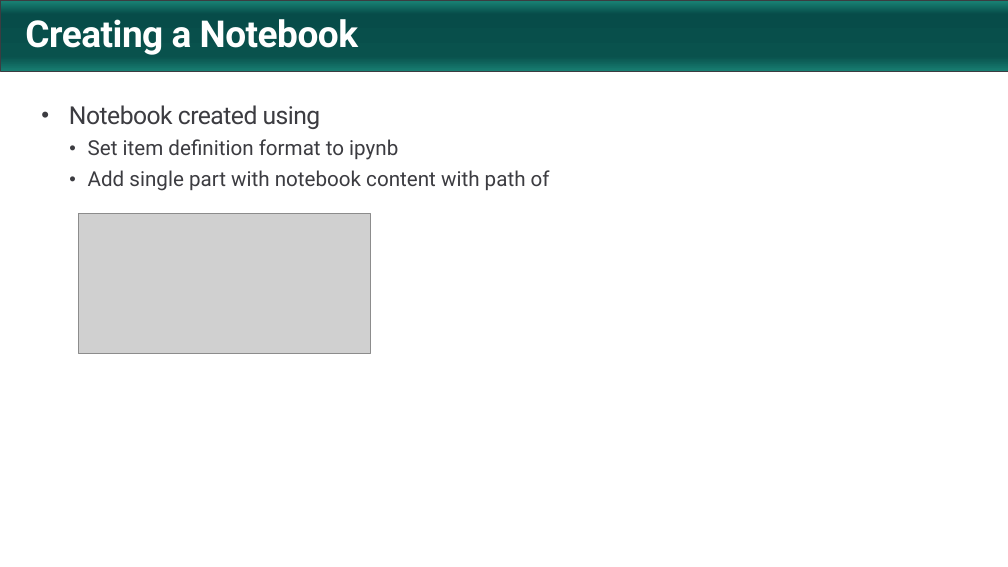
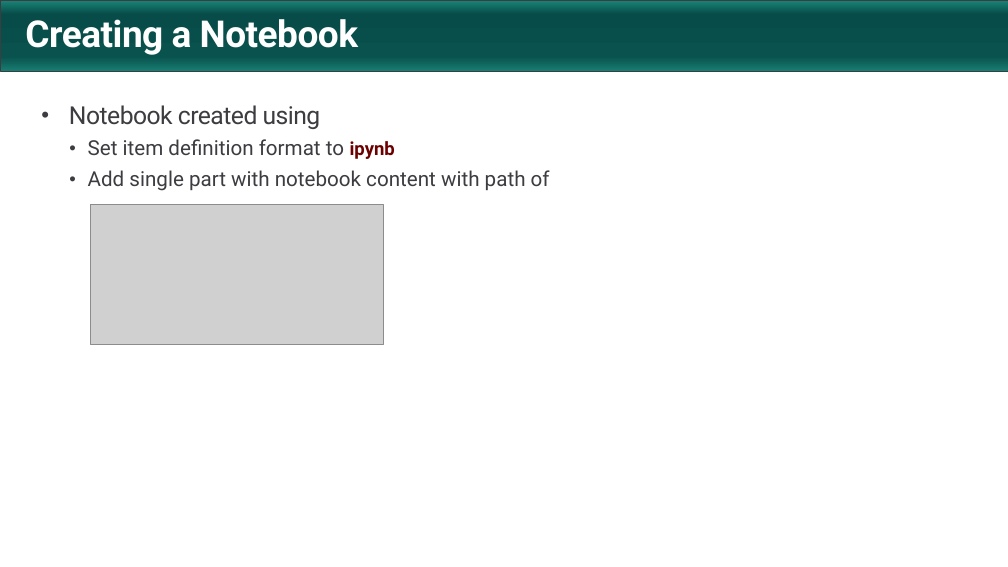
Before and after one commit to PowerBiDevCamp/FabricUserApiDemo, a slide deck: slide 37 of Getting Started.pptx. Drawn at 1008x567 pixels with LibreOffice and Linux fonts; fonts in the diff are those of the drawing; grey boxes stand for pictures; background and template pictures are left out. Boxes give left, top, right and bottom in pixels: in the first picture for what was removed or moved away, otherwise in the second. Text is boxed around its words. In the diff, an @@ line names an element or a change of style, - is before the commit and + after.

```diff
--- a/Getting Started.pptx
+++ b/Getting Started.pptx
@@ text at <box>88,139,395,159</box>: size 20 to 18 pt, text colour #3C3C41 to #6C0000, bold on in "ipynb" @@
@@ picture: place and size @@
-picture at <box>78,213,371,353</box>
+picture at <box>90,205,383,344</box>
```
Also in this commit, not shown: 12 other slides changed, 1 slide added.
